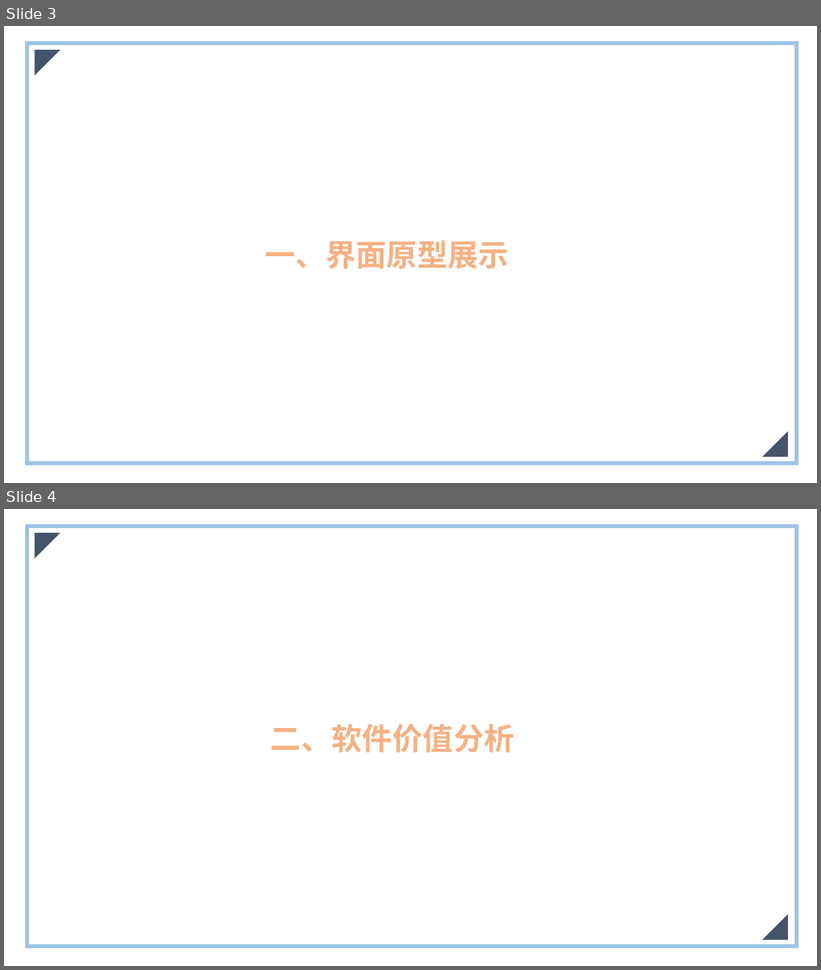
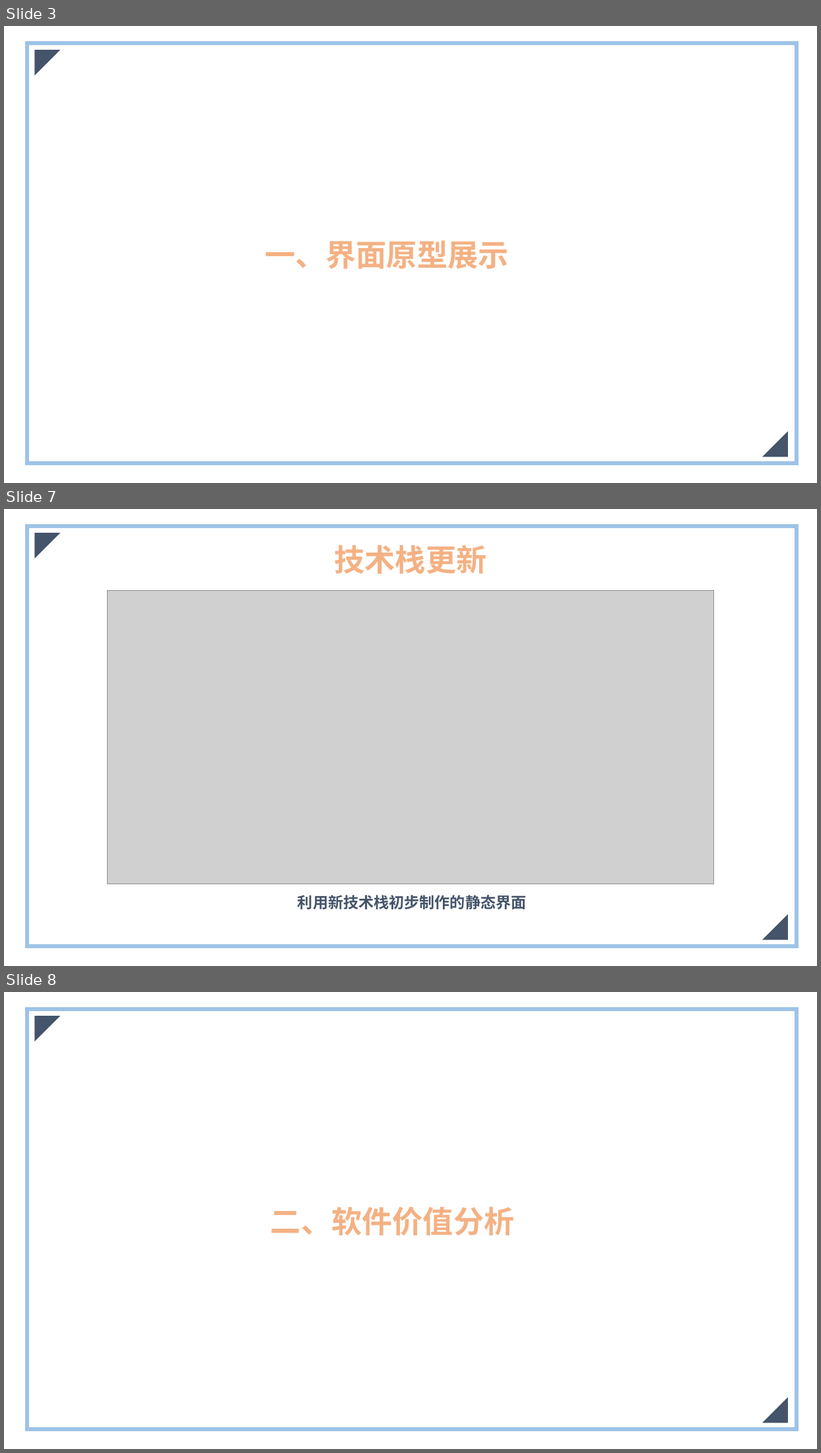
Before and after one commit to Horizon12275/Horizon12275-Online-Consultation-Platform, a slide deck: documents/界面原型迭代/Online-Consultation-Platform.pptx. Shown one above the other, each under a label of ours: slides 3 and 4 before the commit, slides 3, 7 and 8 after it; the slides between them are not shown. The pictures are 821x970 and 821x1453 pixels, drawn with LibreOffice and Linux fonts; fonts in the diff are those of the drawing; grey boxes stand for pictures. Boxes give left, top, right and bottom in pixels: in the first picture for what was removed or moved away, otherwise in the second. Text is boxed around its words. In the diff, an @@ line names an element or a change of style, - is before the commit and + after.

Commit message:
plaza 新技术栈实现

```diff
--- a/documents/界面原型迭代/Online-Consultation-Platform.pptx
+++ b/documents/界面原型迭代/Online-Consultation-Platform.pptx
@@ slide 7 added at bbox=[4, 509, 817, 966], background #FFFFFF @@
@@ rectangle added at bbox=[27, 526, 797, 947], outline #9DC3E6 4.5 pt @@
@@ right triangle added at bbox=[34, 533, 60, 559], fill #44546A @@
@@ text added at bbox=[335, 545, 487, 574], 36 pt, text #F4B183, bold @@
+技术栈更新
@@ picture added at bbox=[108, 590, 714, 884] @@
@@ text added at bbox=[298, 895, 526, 910], 18 pt, text #44546A, bold @@
+利用新技术栈初步制作的静态界面
@@ right triangle added at bbox=[762, 915, 788, 940], fill #44546A @@
@@ what was slide 4 is now slide 8 @@
```
Also in this commit, not shown: 3 other slides added, 5 other files.
